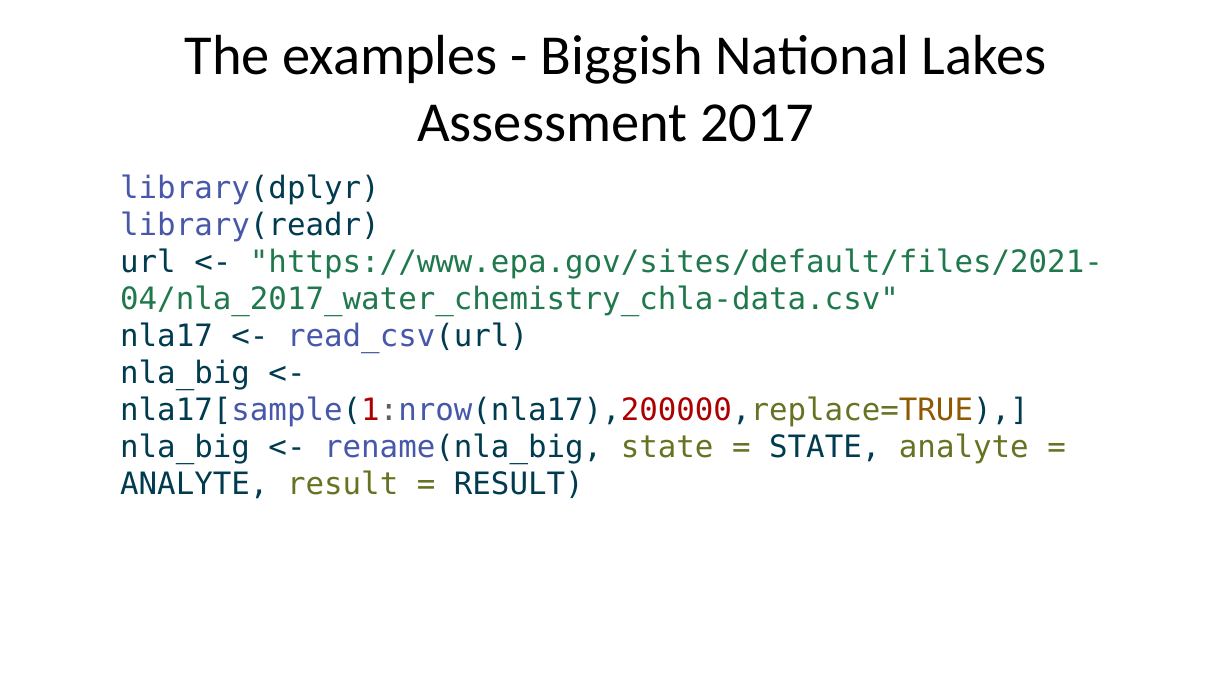
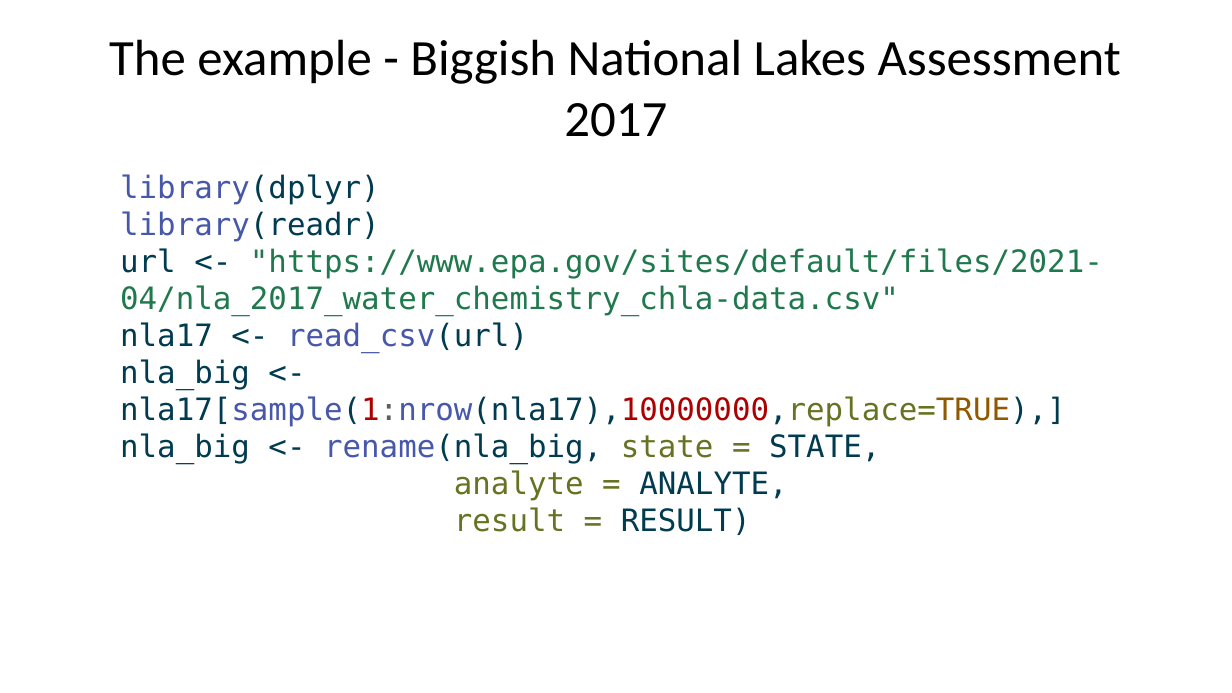
Before and after one commit to USEPA/biggish_data_r, a slide deck: slide 4 of presentation/biggish_data.pptx. Drawn at 1232x693 pixels with LibreOffice and Linux fonts; fonts in the diff are those of the drawing. Boxes give left, top, right and bottom in pixels: in the first picture for what was removed or moved away, otherwise in the second. Text is boxed around its words. In the diff, an @@ line names an element or a change of style, - is before the commit and + after.

```diff
--- a/presentation/biggish_data.pptx
+++ b/presentation/biggish_data.pptx
@@ title at (109,39,1121,137): text changed; size 33 to 29.7 pt @@
-The examples - Biggish National Lakes Assessment 2017
+The example - Biggish National Lakes Assessment 2017
@@ text at (120,174,1103,535): text changed @@
-library(dplyr)
-library(readr)
-url <- "https://www.epa.gov/sites/default/files/2021-04/nla_2017_water_chemistry_chla-data.csv"
-nla17 <- read_csv(url)
-nla_big <- nla17[sample(1:nrow(nla17),200000,replace=TRUE),]
-nla_big <- rename(nla_big, state = STATE, analyte = ANALYTE, result = RESULT)
+library(dplyr)
+library(readr)
+url <- "https://www.epa.gov/sites/default/files/2021-04/nla_2017_water_chemistry_chla-data.csv"
+nla17 <- read_csv(url)
+nla_big <- nla17[sample(1:nrow(nla17),10000000,replace=TRUE),]
+nla_big <- rename(nla_big, state = STATE,
+analyte = ANALYTE,
+result = RESULT)
```
Also in this commit, not shown: 32 other slides changed, 4 slides added, 4 other files.
